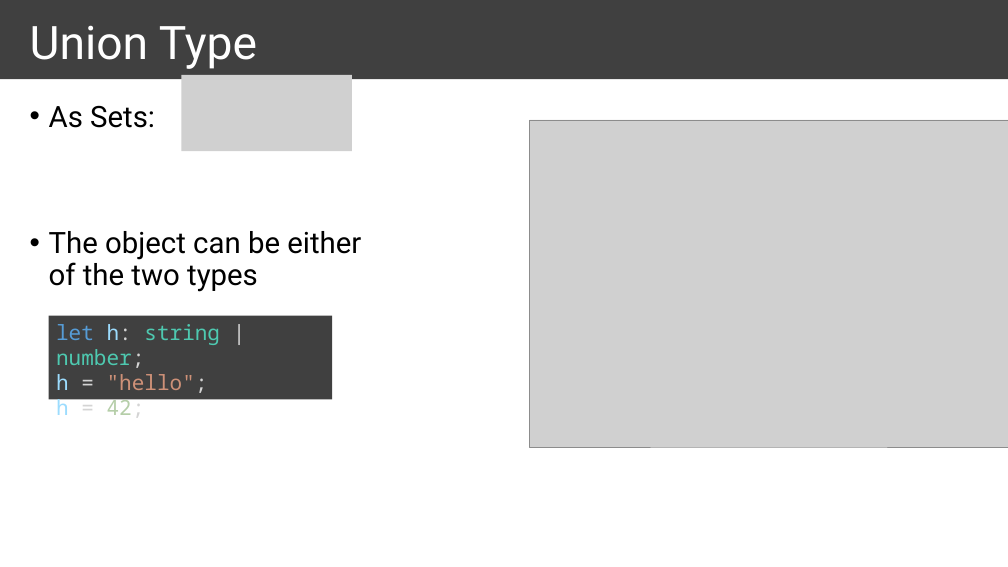
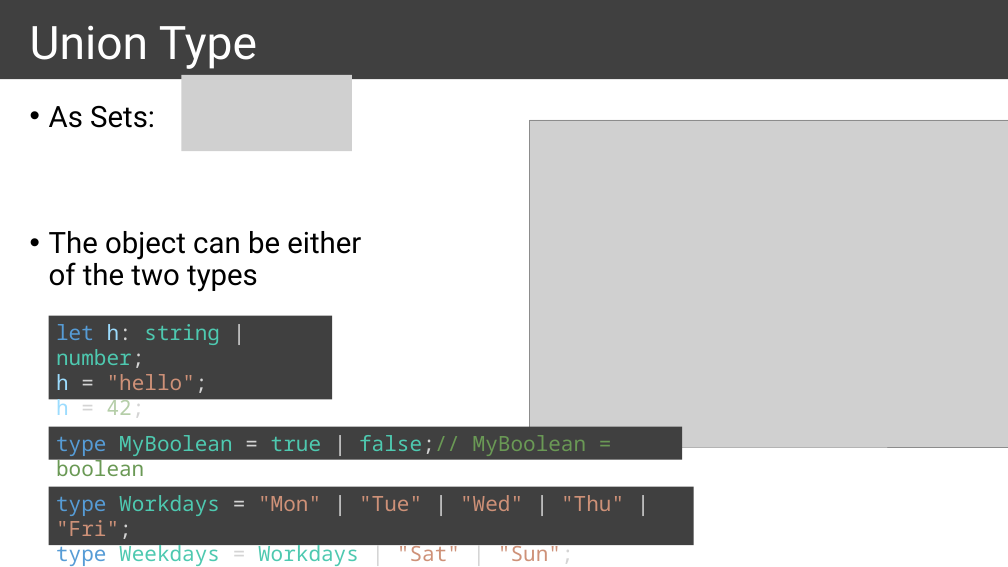
Before and after one commit to ymekesser/a-type-of-magic-presentation, a slide deck: slide 20 of a-type-of-magic.pptx (slide 18 before the commit). Drawn at 1008x567 pixels with LibreOffice and Linux fonts; fonts in the diff are those of the drawing; grey boxes stand for pictures. Boxes give left, top, right and bottom in pixels: in the first picture for what was removed or moved away, otherwise in the second. Text is boxed around its words. In the diff, an @@ line names an element or a change of style, - is before the commit and + after.

Commit message:
Introduced a new chapter 'discriminated unions' and moved the action handler example in there

```diff
--- a/a-type-of-magic.pptx
+++ b/a-type-of-magic.pptx
@@ rectangle added at bbox=[48, 426, 682, 460], fill #404040, 20 pt, text #6A9955 @@
+type MyBoolean = true | false;// MyBoolean = boolean
@@ rectangle added at bbox=[48, 487, 693, 545], fill #404040, 20 pt, text #CE9178 @@
+type Workdays = "Mon" | "Tue" | "Wed" | "Thu" | "Fri";
+type Weekdays = Workdays | "Sat" | "Sun";
```
Also in this commit, not shown: 10 other slides changed, 22 slides added, 7 other files.
